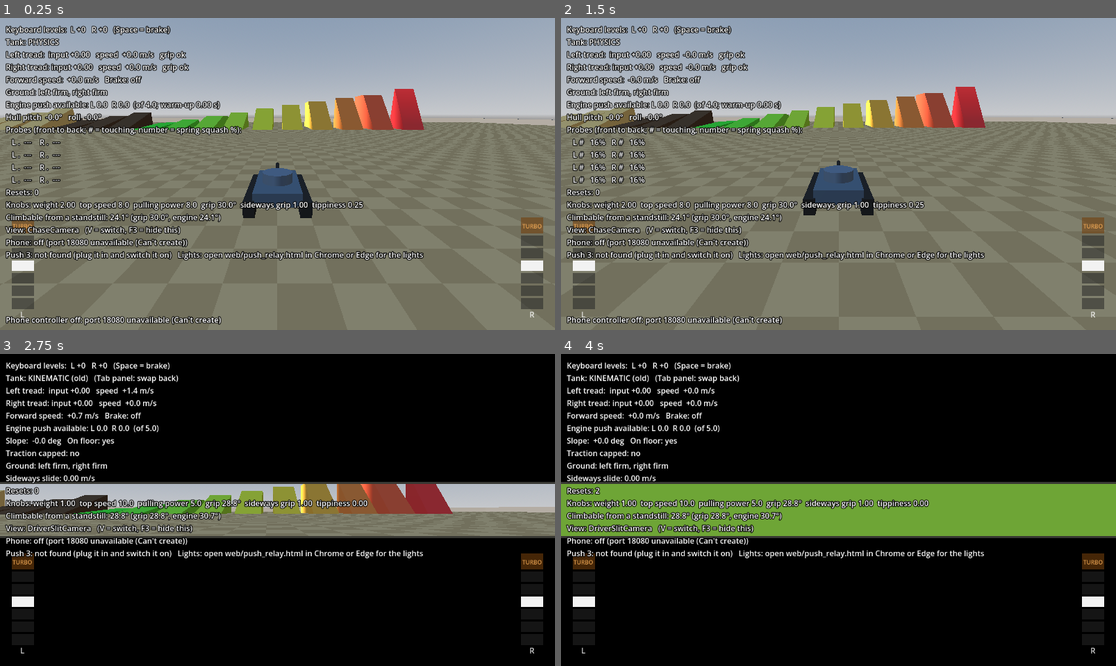
Above: before the commit, frames 1-4 (two rows, left to right).
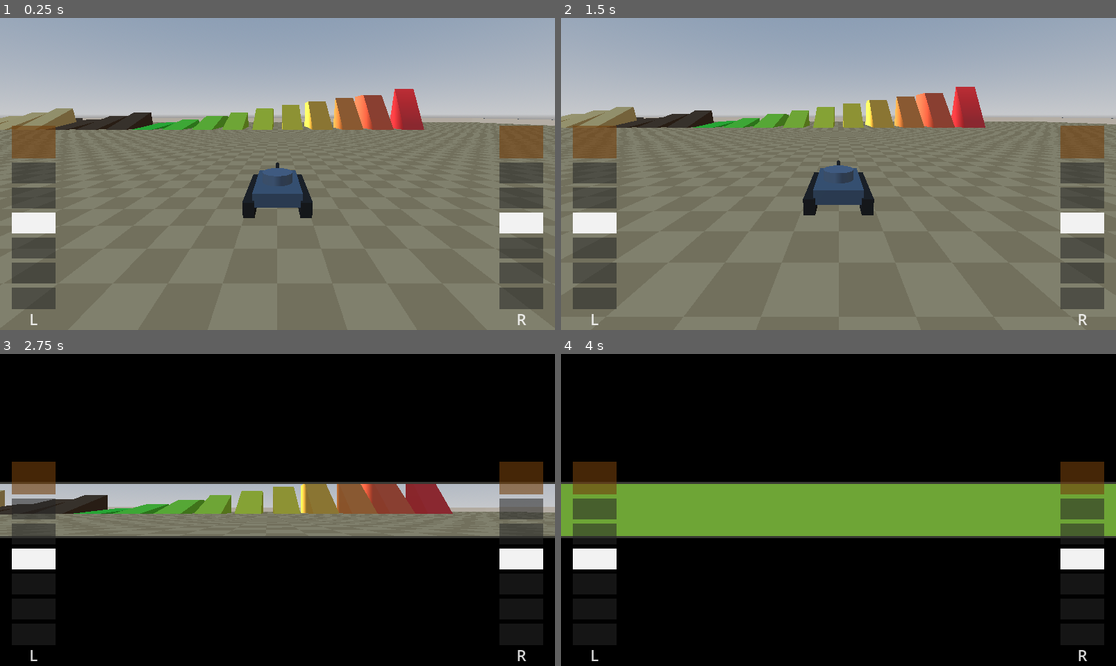
Above: after the commit, the same moments.

Repository: Kickpunch3r/tank-game
Game: Godot game, scene res://tests/test_runner.tscn
Two runs of this game, one before a commit and one after it. Both use one fixed random seed, a clock stepped at 60 frames per second and the inputs below. This scene is started directly instead of the project's main scene.
Inputs (mouse positions are in pixels of both pictures, inside the frame that each line leads up to):
- Up to frame 1 (0.25 s): no input
- Up to frame 2 (1.5 s): move the mouse to (960, 158) at 0.52 s; hold Down (driver_right_back) 0.53-1.25 s; hold Space (driver_all_stop) 0.53-1.25 s; click (960, 158) at 0.67 s; drag from (727, 189) to (810, 236) at 1.27 s
- Up to frame 3 (2.75 s): tap Enter at 2 s; move the mouse to (333, 441) at 2.02 s; hold Down (driver_right_back) from 2.03 s (still down); hold V (view_toggle) from 2.03 s (still down)
- Up to frame 4 (4 s): release Down (driver_right_back) at 2.75 s; release V (view_toggle) at 2.75 s; drag from (810, 572) to (672, 463) at 2.77 s; move the mouse to (1005, 556) at 3.52 s; hold S (driver_left_back) from 3.53 s (still down); tap T at 3.6 s

The runs differ from the first frame. In frame 1, 15% of the frame differs, in the area x 0-98%, y 2-99%; in frame 2, 16%; in frame 3, 9.7%; in frame 4, 10%.

Commit message:
HUD tweaks: F3 starts hidden, bigger flashing turbo bars, bigger gold cube
- The F3 debug display starts hidden; the phone status line at the bottom
  left only shows while it is open.
- Throttle bars twice as big; the turbo notch has no text or flames, it
  flashes between orange and bright yellow while engaged.
- The gold goal cube is 9 m across (was 3), raised to clear the plateau.
- Tests: debug display and phone line start hidden and follow F3; turbo
  flashes. 235 pass. README, NOTES and SUBMISSION_FACTS.md updated.

Co-Authored-By: Claude Opus 5.5 <noreply@anthropic.com>
Claude-Session: https://claude.ai/code/session_01Pm55gMUn29kyQtMtoJuZst

Diff:
--- a/levels/proving_ground/proving_ground.tscn
+++ b/levels/proving_ground/proving_ground.tscn
@@ -40,7 +40,7 @@
 
 [sub_resource type="BoxMesh" id="BoxMesh_goal"]
 material = SubResource("Material_gold")
-size = Vector3(3, 3, 3)
+size = Vector3(9, 9, 9)
 
 [node name="ProvingGround" type="Node3D"]
 script = ExtResource("1_level_root")
@@ -83,6 +83,6 @@
 level_terrain = NodePath("../LevelTerrain")
 
 [node name="GoalCube" type="MeshInstance3D" parent="."]
-transform = Transform3D(1, 0, 0, 0, 1, 0, 0, 0, 1, -40, 18, -145)
+transform = Transform3D(1, 0, 0, 0, 1, 0, 0, 0, 1, -40, 22, -145)
 mesh = SubResource("BoxMesh_goal")
 script = ExtResource("9_objective")
--- a/scenes/player_rig.tscn
+++ b/scenes/player_rig.tscn
@@ -57,10 +57,11 @@
 script = ExtResource("8_usb_link")
 server = NodePath("../ControllerServer")
 
-[node name="PhoneStatusLabel" type="CanvasLayer" parent="." node_paths=PackedStringArray("server", "usb_link")]
+[node name="PhoneStatusLabel" type="CanvasLayer" parent="." node_paths=PackedStringArray("server", "usb_link", "debug_hud")]
 script = ExtResource("7_phone_label")
 server = NodePath("../ControllerServer")
 usb_link = NodePath("../UsbPhoneLink")
+debug_hud = NodePath("../DebugHud")
 
 [node name="PushController" type="Node" parent="."]
 script = ExtResource("15_push_controller")
--- a/scripts/debug_hud.gd
+++ b/scripts/debug_hud.gd
@@ -12,8 +12,8 @@
 ## Optional: shows which camera view is active.
 @export var view_switcher: ViewSwitcher
 
-## Whether the display is showing when the game starts.
-@export var start_visible: bool = true
+## Whether the display is showing when the game starts (F3 shows it).
+@export var start_visible: bool = false
 
 var _label: Label
 var _reset_count: int = 0
--- a/scripts/net/phone_status_label.gd
+++ b/scripts/net/phone_status_label.gd
@@ -9,6 +9,9 @@
 
 ## The USB phone link to describe (optional).
 @export var usb_link: UsbPhoneLink
+
+## Optional: show these lines only while this debug display is open (F3).
+@export var debug_hud: DebugHud
 
 var _label: Label
 var _seconds_since_update: float = 1.0
@@ -27,6 +30,7 @@
 
 
 func _process(delta: float) -> void:
+	visible = debug_hud == null or debug_hud.visible
 	_seconds_since_update += delta
 	if _seconds_since_update < 0.5:
 		return
--- a/scripts/throttle_display.gd
+++ b/scripts/throttle_display.gd
@@ -2,9 +2,9 @@
 extends CanvasLayer
 ## Two simple throttle bars, bottom-left and bottom-right of the screen: one
 ## per tread, with its 7 notches (3 forward, stop, 3 back). The lit notches show
-## where the lever is. The top notch is TURBO: drawn bigger, in orange, and it
-## flickers with little flames while engaged. (Turbo is the look of the full
-## level; it pushes no harder than before.)
+## where the lever is. The top notch is the turbo: drawn bigger, in orange, and
+## it flashes while engaged. (Turbo is the look of the full level; it pushes no
+## harder than before.)
 ##
 ## It shows what the active tank is actually being told (its DriverStation),
 ## so it follows the keyboard, the phone and the Push 3. It sits above the
@@ -20,10 +20,14 @@
 ## Distance from the left and right edges, in pixels.
 @export var side_margin: float = 24.0
 
-const NOTCH_WIDTH: float = 46.0
-const NOTCH_HEIGHT: float = 22.0
-const TURBO_HEIGHT: float = 34.0
-const GAP: float = 4.0
+const NOTCH_WIDTH: float = 92.0
+const NOTCH_HEIGHT: float = 44.0
+const TURBO_HEIGHT: float = 68.0
+const GAP: float = 8.0
+## Size of the L / R and BRAKE text.
+const FONT_SIZE: int = 32
+## Turbo flashes this many times a second while engaged.
+const FLASHES_PER_SECOND: float = 3.0
 
 const DIM := Color(0.15, 0.15, 0.15, 0.55)
 const ZERO_DIM := Color(0.4, 0.4, 0.4, 0.6)
@@ -32,6 +36,7 @@
 const STOPPED := Color(0.95, 0.95, 0.95)
 const TURBO := Color(1.0, 0.55, 0.1)
 const TURBO_DIM := Color(0.45, 0.25, 0.05, 0.6)
+const TURBO_FLASH := Color(1.0, 0.95, 0.7)
 const BRAKE := Color(1.0, 0.2, 0.15)
 
 var _canvas: Control
@@ -103,22 +108,14 @@
 		var turbo: bool = notch == TreadLevels.MAX_LEVEL
 		var height: float = TURBO_HEIGHT if turbo else NOTCH_HEIGHT
 		y -= height
-		var rect := Rect2(corner.x, y, NOTCH_WIDTH, height)
-		_canvas.draw_rect(rect, _notch_colour(notch, level))
-		if turbo:
-			var engaged: bool = level == TreadLevels.MAX_LEVEL
-			var text_colour: Color = Color(0.1, 0.05, 0.0) if engaged else Color(1.0, 0.7, 0.35, 0.8)
-			_canvas.draw_string(font, Vector2(rect.position.x, rect.position.y + height * 0.68), "TURBO",
-					HORIZONTAL_ALIGNMENT_CENTER, NOTCH_WIDTH, 12, text_colour)
-			if engaged:
-				_draw_flames(Vector2(rect.position.x, rect.position.y))
+		_canvas.draw_rect(Rect2(corner.x, y, NOTCH_WIDTH, height), _notch_colour(notch, level))
 		y -= GAP
 	# The side's name under the bar, and BRAKE over it while braking.
-	_canvas.draw_string(font, Vector2(corner.x, corner.y + 18.0), side_name,
-			HORIZONTAL_ALIGNMENT_CENTER, NOTCH_WIDTH, 16, Color(1, 1, 1, 0.85))
+	_canvas.draw_string(font, Vector2(corner.x, corner.y + FONT_SIZE + 2.0), side_name,
+			HORIZONTAL_ALIGNMENT_CENTER, NOTCH_WIDTH, FONT_SIZE, Color(1, 1, 1, 0.85))
 	if braking():
-		_canvas.draw_string(font, Vector2(corner.x - 10.0, y - 6.0), "BRAKE",
-				HORIZONTAL_ALIGNMENT_CENTER, NOTCH_WIDTH + 20.0, 16, BRAKE)
+		_canvas.draw_string(font, Vector2(corner.x - 20.0, y - 10.0), "BRAKE",
+				HORIZONTAL_ALIGNMENT_CENTER, NOTCH_WIDTH + 40.0, FONT_SIZE, BRAKE)
 
 
 ## Lit from the stop notch up (or down) to the lever's level, like a meter.
@@ -132,23 +129,12 @@
 	if turbo:
 		if not lit:
 			return TURBO_DIM
-		# Engaged: a quick flicker in brightness.
-		var flicker: float = 0.85 + 0.15 * sin(_time * 25.0) * sin(_time * 7.0)
-		return Color(TURBO.r * flicker + (1.0 - flicker), TURBO.g * flicker, TURBO.b, 1.0)
+		# Engaged: flashes between orange and a bright yellow-white.
+		return TURBO.lerp(TURBO_FLASH, turbo_flash_amount())
 	if not lit:
 		return DIM
 	return FORWARD if notch > 0 else REVERSE
 
-
-## Three little flames dancing on top of the turbo notch.
-func _draw_flames(top_left: Vector2) -> void:
-	for index: int in 3:
-		var centre_x: float = top_left.x + NOTCH_WIDTH * (0.25 + 0.25 * index)
-		var height: float = 10.0 + 7.0 * absf(sin(_time * (9.0 + index * 3.0) + index * 1.7))
-		var half_width: float = 6.0
-		var points := PackedVector2Array([
-			Vector2(centre_x - half_width, top_left.y - 1.0),
-			Vector2(centre_x + half_width, top_left.y - 1.0),
-			Vector2(centre_x, top_left.y - 1.0 - height),
-		])
-		_canvas.draw_colored_polygon(points, TURBO if index != 1 else Color(1.0, 0.85, 0.3))
+## How far the engaged turbo notch is through its flash: 0 = orange, 1 = bright.
+func turbo_flash_amount() -> float:
+	return 0.5 + 0.5 * sin(TAU * FLASHES_PER_SECOND * _time)
--- a/tests/view_tests.gd
+++ b/tests/view_tests.gd
@@ -48,11 +48,13 @@
 
 	await _throttle_display(tank)
 
-	report.check("Debug display shows at the start", hud.visible)
+	var phone_line: PhoneStatusLabel = course.get_node(^"PlayerRig/PhoneStatusLabel")
+	report.check("Debug display starts hidden, and so does the phone line at the bottom left",
+			not hud.visible and not phone_line.visible)
 	await _tap_key(KEY_F3)
-	report.check("F3 hides the debug display", not hud.visible)
+	report.check("F3 shows the debug display and the phone line", hud.visible and phone_line.visible)
 	await _tap_key(KEY_F3)
-	report.check("F3 again shows it", hud.visible)
+	report.check("F3 again hides both", not hud.visible and not phone_line.visible)
 
 
 func _tap_key(code: Key) -> void:
@@ -80,6 +82,12 @@
 			display.levels() == Vector2i(3, -1), "levels %s" % display.levels())
 	report.check("Throttle bars sit above the driver's slit mask, so they show in both views",
 			display.visible and display.layer > (slit.get_node(^"SlitOverlay") as CanvasLayer).layer)
+	var flashes: Array[float] = []
+	for i: int in 12:
+		flashes.append(display.turbo_flash_amount())
+		await runner.get_tree().process_frame
+	report.check("Engaged turbo flashes (its brightness keeps changing)",
+			flashes.max() - flashes.min() > 0.3, "brightness from %.2f to %.2f" % [flashes.min(), flashes.max()])
 	report.check("A lever between notches (a gamepad stick) shows the nearest notch",
 			ThrottleDisplay.level_for(0.9) == 3 and ThrottleDisplay.level_for(-0.3) == -1 and ThrottleDisplay.level_for(0.05) == 0)
 	keyboard.clear_levels()
Not shown, changed: NOTES.md
Not shown, changed: SUBMISSION_FACTS.md
